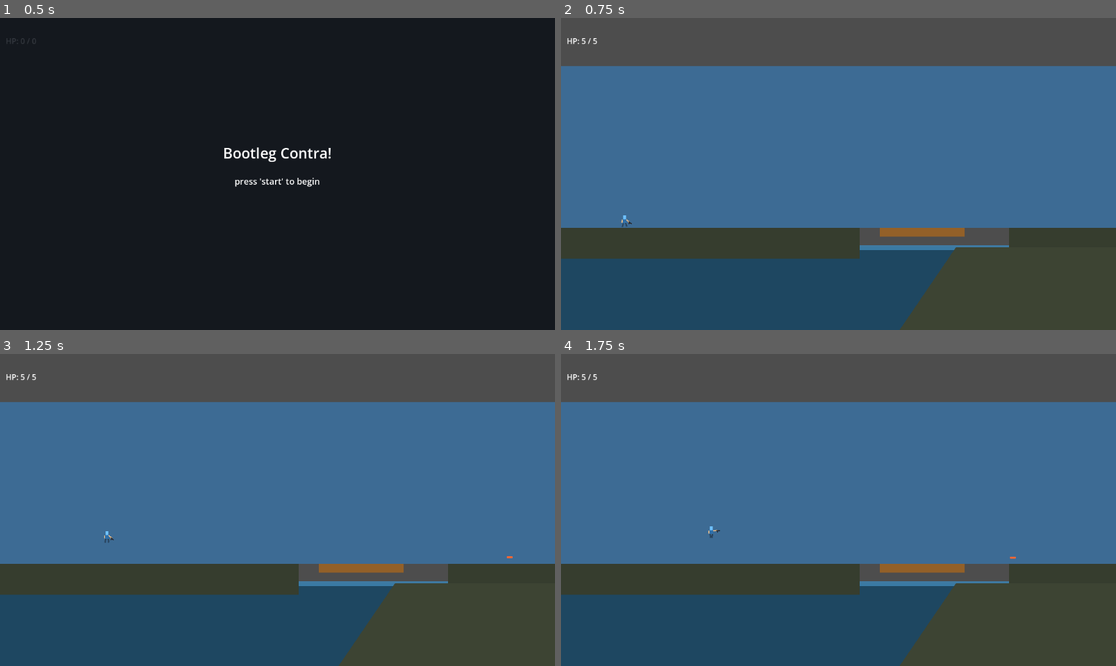
Above: before the commit, frames 1-4 (two rows, left to right).
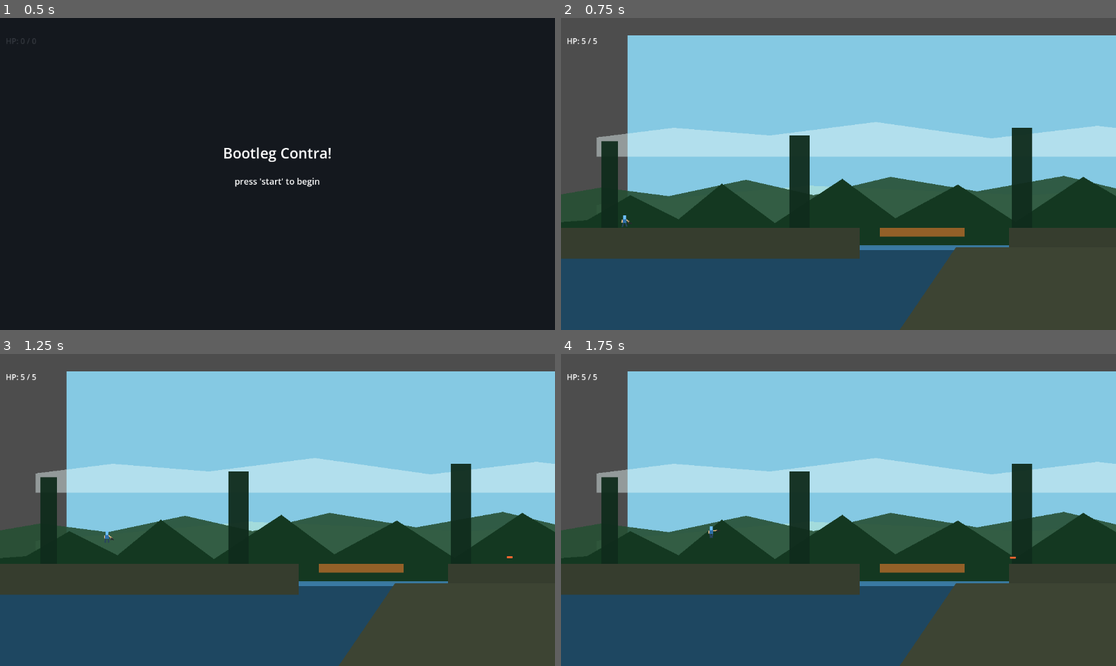
Above: after the commit, the same moments.

Repository: hongtan/contra-wannabe-game
Game: Godot game, scene res://scenes/main/main.tscn
Two runs of this game, one before a commit and one after it. Both use one fixed random seed, a clock stepped at 60 frames per second and the inputs below.
Inputs:
- Up to frame 1 (0.5 s): no input
- Up to frame 2 (0.75 s): tap Enter (start) at 0.5 s; hold D (move_right) from 0.53 s (still down); hold S (aim_down) from 0.53 s (still down)
- Up to frame 3 (1.25 s): keep holding D (move_right); keep holding S (aim_down); tap Space (jump) at 0.77 s
- Up to frame 4 (1.75 s): keep holding D (move_right); release S (aim_down) at 1.28 s; tap W (aim_up) at 1.35 s; tap Space (jump) at 1.52 s

Frame 1 is identical in both runs. In frame 2, 62% of the frame differs, in the area x 0-100%, y 5-73%; in frame 3, 62%; in frame 4, 62%.

Commit message:
added parallas effect

Diff:
--- /dev/null
+++ b/scenes/levels/level_01.gd
@@ -0,0 +1,36 @@
+extends Node2D
+
+const SKY_SCROLL := 0.18
+const JUNGLE_SCROLL := 0.45
+
+@onready var parallax_sky: Node2D = $ParallaxSky
+@onready var parallax_jungle: Node2D = $ParallaxJungle
+
+var sky_base_position := Vector2.ZERO
+var jungle_base_position := Vector2.ZERO
+var parallax_anchor_x := 0.0
+var anchor_initialized := false
+
+
+func _ready() -> void:
+	sky_base_position = parallax_sky.position
+	jungle_base_position = parallax_jungle.position
+	_update_parallax()
+
+
+func _process(_delta: float) -> void:
+	_update_parallax()
+
+
+func _update_parallax() -> void:
+	var camera := get_viewport().get_camera_2d()
+	if camera == null:
+		return
+
+	if not anchor_initialized:
+		parallax_anchor_x = camera.global_position.x
+		anchor_initialized = true
+
+	var camera_offset_x := camera.global_position.x - parallax_anchor_x
+	parallax_sky.position.x = sky_base_position.x + camera_offset_x * (1.0 - SKY_SCROLL)
+	parallax_jungle.position.x = jungle_base_position.x + camera_offset_x * (1.0 - JUNGLE_SCROLL)
--- a/scenes/levels/level_01.tscn
+++ b/scenes/levels/level_01.tscn
@@ -3,6 +3,7 @@
 [ext_resource type="PackedScene" path="res://scenes/obstacles/exploding_bridge.tscn" id="1"]
 [ext_resource type="PackedScene" path="res://scenes/enemies/turret.tscn" id="2"]
 [ext_resource type="Script" uid="uid://cblo5i8gupgv1" path="res://scenes/obstacles/water_zone.gd" id="3"]
+[ext_resource type="Script" path="res://scenes/levels/level_01.gd" id="4"]
 
 [sub_resource type="RectangleShape2D" id="7"]
 size = Vector2(3840, 376)
@@ -26,13 +27,90 @@
 size = Vector2(20, 170.5)
 
 [node name="Level01" type="Node2D" unique_id=2071410804]
-
-[node name="BackgroundSky" type="ColorRect" parent="." unique_id=1236364791]
+script = ExtResource("4")
+
+[node name="ParallaxSky" type="Node2D" parent="." unique_id=1236364791]
+
+[node name="SkyFill" type="ColorRect" parent="ParallaxSky" unique_id=197283415]
 offset_left = -256.0
-offset_top = -32.0
+offset_top = -96.0
 offset_right = 3584.0
-offset_bottom = 304.0
-color = Color(0.24, 0.42, 0.58, 1)
+offset_bottom = 344.0
+color = Color(0.52, 0.79, 0.89, 1)
+
+[node name="SkyGlow" type="Polygon2D" parent="ParallaxSky" unique_id=584102933]
+color = Color(0.8, 0.95, 0.82, 0.42)
+polygon = PackedVector2Array(-320, 356, -320, 256, 120, 216, 580, 236, 1020, 202, 1460, 226, 1960, 192, 2520, 232, 3080, 206, 3648, 250, 3648, 356)
+
+[node name="CloudBand" type="Polygon2D" parent="ParallaxSky" unique_id=505737710]
+color = Color(0.92, 0.98, 0.98, 0.45)
+polygon = PackedVector2Array(-320, 156, -320, 116, -160, 96, 40, 112, 260, 84, 500, 118, 720, 92, 980, 122, 1240, 90, 1500, 114, 1780, 82, 2040, 108, 2320, 78, 2620, 120, 2900, 88, 3200, 112, 3480, 86, 3648, 102, 3648, 156)
+
+[node name="ParallaxJungle" type="Node2D" parent="." unique_id=278510644]
+
+[node name="JungleBack" type="Polygon2D" parent="ParallaxJungle" unique_id=103738462]
+color = Color(0.15, 0.31, 0.2, 0.9)
+polygon = PackedVector2Array(-320, 368, -320, 244, -180, 220, -40, 238, 120, 204, 260, 236, 420, 198, 600, 228, 780, 196, 980, 244, 1180, 210, 1380, 246, 1600, 204, 1840, 236, 2080, 198, 2320, 242, 2580, 206, 2840, 238, 3100, 208, 3360, 236, 3640, 214, 3640, 368)
+
+[node name="JungleFront" type="Polygon2D" parent="ParallaxJungle" unique_id=169139114]
+color = Color(0.08, 0.22, 0.13, 1)
+polygon = PackedVector2Array(-320, 368, -320, 296, -210, 288, -120, 236, -20, 286, 70, 212, 180, 294, 320, 202, 430, 284, 560, 214, 680, 292, 820, 198, 970, 286, 1110, 220, 1260, 296, 1400, 212, 1540, 286, 1700, 206, 1880, 292, 2050, 214, 2210, 286, 2380, 208, 2560, 294, 2730, 220, 2910, 288, 3080, 212, 3260, 286, 3440, 218, 3640, 296, 3640, 368)
+
+[node name="Trunk01" type="ColorRect" parent="ParallaxJungle" unique_id=202633814]
+offset_left = -180.0
+offset_top = 124.0
+offset_right = -146.0
+offset_bottom = 368.0
+color = Color(0.06, 0.17, 0.11, 0.95)
+
+[node name="Trunk02" type="ColorRect" parent="ParallaxJungle" unique_id=529732616]
+offset_left = 210.0
+offset_top = 112.0
+offset_right = 252.0
+offset_bottom = 368.0
+color = Color(0.06, 0.17, 0.11, 0.95)
+
+[node name="Trunk03" type="ColorRect" parent="ParallaxJungle" unique_id=135947809]
+offset_left = 672.0
+offset_top = 96.0
+offset_right = 714.0
+offset_bottom = 368.0
+color = Color(0.06, 0.17, 0.11, 0.95)
+
+[node name="Trunk04" type="ColorRect" parent="ParallaxJungle" unique_id=117637252]
+offset_left = 1168.0
+offset_top = 122.0
+offset_right = 1202.0
+offset_bottom = 368.0
+color = Color(0.06, 0.17, 0.11, 0.95)
+
+[node name="Trunk05" type="ColorRect" parent="ParallaxJungle" unique_id=125344346]
+offset_left = 1652.0
+offset_top = 104.0
+offset_right = 1690.0
+offset_bottom = 368.0
+color = Color(0.06, 0.17, 0.11, 0.95)
+
+[node name="Trunk06" type="ColorRect" parent="ParallaxJungle" unique_id=597172166]
+offset_left = 2140.0
+offset_top = 118.0
+offset_right = 2176.0
+offset_bottom = 368.0
+color = Color(0.06, 0.17, 0.11, 0.95)
+
+[node name="Trunk07" type="ColorRect" parent="ParallaxJungle" unique_id=132842073]
+offset_left = 2614.0
+offset_top = 102.0
+offset_right = 2660.0
+offset_bottom = 368.0
+color = Color(0.06, 0.17, 0.11, 0.95)
+
+[node name="Trunk08" type="ColorRect" parent="ParallaxJungle" unique_id=265805270]
+offset_left = 3108.0
+offset_top = 128.0
+offset_right = 3146.0
+offset_bottom = 368.0
+color = Color(0.06, 0.17, 0.11, 0.95)
 
 [node name="Water" type="ColorRect" parent="." unique_id=454229230]
 offset_left = -256.0
Not shown, added: assets/audio/0f7568c0-5d45-400c-9ded-1a02b540ca2a.mp3.import
Not shown, added: export_presets.cfg
Not shown, added: scenes/levels/level_01.gd.uid
